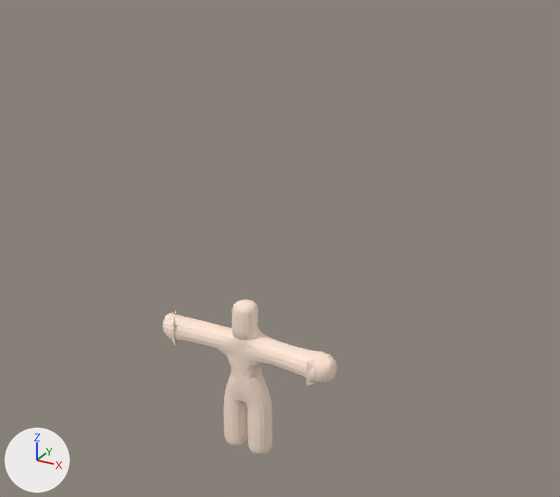
The Blender file assets/models/other-guy.blend as it was, and as the next commit left it.
Both versions are drawn from a 50 mm camera at (6.41, -10.38, 9.47) aimed at (0.47, 0.42, 4.07). The axes (+X, +Y, +Z) are drawn at lower left. The lights are the same throughout.

Names of what the first picture shows: 'scheguy'.
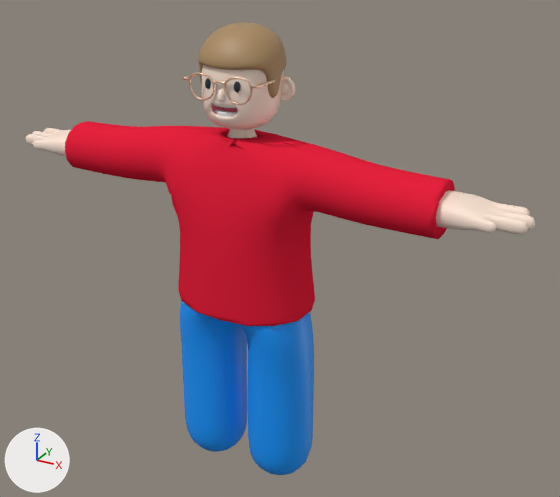
The change, as a list of edits to the scene's bpy script:
```text
Change me_plane_001:
    verts and faces of me_plane_001; kept vertices keep their numbers, new ones are numbered from 38
    remove me_plane_001.from_pydata(...)  # 38 vertices, 0 faces, 37 loose edges; spans x -1.78..1.78, y -0.15..0.08, z -0.07..3.13
    remove me_plane_001.materials.append(mat_material_002)  # beige #ffe7d6
    add me_plane_001.from_pydata(...)  # 206 vertices, 207 faces; spans x -4.71..4.71, y -0.78..0.79, z -0.19..6.35
    me_plane_001 part 1: a new loose piece of 203 vertices spanning x -4.71..4.71, y -0.78..0.79, z -0.19..6.35, in mat_skin (beige #ffe7d6)
    me_plane_001 part 2: the whole mesh is rebuilt
    me_plane_001 part 3
    add verts[38] = (-0.18, -0.24, 6.02)
    add verts[39] = (-0.18, 0.24, 6.02)
    add verts[40] = (0.18, 0.24, 6.02)
    add me_plane_001.materials.append(mat_skin)  # beige #ffe7d6
Change ob_scheguy:
    remove _m = ob_scheguy.modifiers.new('Skin', 'SKIN')
    remove _m.branch_smoothing = 0.155
    where _m = ob_scheguy.modifiers.new('Subdivision', 'SUBSURF')
    remove _m.levels = 3
    add _m.render_levels = 3
Add ob_teeth_upper:
    ob_teeth_upper = bpy.data.objects.new('teeth-upper', me_cube_002)  # 24 vertices, 22 faces; spans x -0.232..0.229, y -0.549..-0.392, z 6.678..6.846; modifiers SUBSURF
    ob_teeth_upper.location = (0.0, 0.0, 0.0)
Add ob_teeth_lower:
    ob_teeth_lower = bpy.data.objects.new('teeth-lower', me_cube_003)  # 24 vertices, 22 faces; spans x -0.232..0.229, y -0.531..-0.365, z 6.441..6.609; modifiers SUBSURF
    ob_teeth_lower.location = (0.0, 0.0, 0.0)
Add ob_nose:
    ob_nose = bpy.data.objects.new('nose', me_cube_004)  # 12 vertices, 10 faces; spans x -0.051..0.074, y -0.664..-0.498, z 6.79..6.987; in mat_skin (beige #ffe7d6); modifiers SUBSURF
    ob_nose.location = (0.0, 0.0, 0.0)
Add ob_head:
    ob_head = bpy.data.objects.new('head', me_cube)  # 174 vertices, 172 faces; spans x -0.65..0.65, y -0.6..0.68, z 6.25..7.8; in mat_skin (beige #ffe7d6), mat_material_003 (red #e85d75); modifiers SUBSURF
    ob_head.location = (0.0, 0.0, 0.0)
Add ob_hair:
    ob_hair = bpy.data.objects.new('hair', me_cube_001)  # 82 vertices, 70 faces; spans x -0.647..0.651, y -0.565..0.66, z 6.639..7.806; in mat_hair (brown #ac8b62); modifiers SOLIDIFY, SUBSURF
    ob_hair.location = (0.0, 0.0, 0.0)
Add ob_glasses:
    ob_glasses = bpy.data.objects.new('glasses', me_cube_005)  # 116 vertices, 116 faces; spans x 0.0..0.689, y -0.632..0.421, z 6.768..7.191; in mat_material (beige #ffd6ba); modifiers MIRROR, SUBSURF
    ob_glasses.location = (0.0, 0.0, 0.0)
Add ob_eyes:
    ob_eyes = bpy.data.objects.new('eyes', me_icosphere_001)  # 42 vertices, 80 faces; spans x 0.204..0.311, y -0.575..-0.472, z 6.93..7.101; in mat_material_001 (dark blue #2b2f3b); modifiers MIRROR
    ob_eyes.location = (0.0, 0.0, 0.0)
Add ob_ears:
    ob_ears = bpy.data.objects.new('ears', me_cylinder)  # 256 vertices, 226 faces; spans x 0.49..0.821, y 0.175..0.287, z 6.708..7.069; in mat_skin (beige #ffe7d6); modifiers MIRROR, SUBSURF
    ob_ears.location = (0.0, 0.0, 0.0)
Add ob_pants:
    ob_pants = bpy.data.objects.new('pants', me_plane_007)  # 39 vertices, 37 faces; spans x -1.26..1.26, y -0.67..0.73, z -0.19..3.33; in mat_material_004 (blue #0496ff); modifiers SUBSURF, SOLIDIFY
    ob_pants.location = (0.0, 0.0, 0.0)
Add ob_sweater:
    ob_sweater = bpy.data.objects.new('sweater', me_plane_006)  # 56 vertices, 52 faces; spans x -3.41..3.42, y -0.78..0.83, z 3.13..6.02; in mat_material_006 (red #e7233e); modifiers SUBSURF, SOLIDIFY
    ob_sweater.location = (0.0, 0.0, 0.0)
```

Location of each change, [x1, y1, x2, y2] in pixels of the pictures (560 x 497 px):
'sweater', added (red): after [65, 121, 455, 326]
'pants', added (blue): after [179, 301, 314, 475]
'scheguy', reshaped, modifiers changed: before [163, 299, 337, 455]; after [26, 128, 535, 235]
'hair', added (brown): after [198, 22, 287, 98]
'head', added (beige): after [202, 65, 284, 130]
'glasses', added (beige): after [183, 72, 290, 105]
'ears', added: after [280, 77, 295, 101]
'eyes', added: after [205, 78, 241, 93]
'teeth-lower', added: after [215, 109, 237, 117]
'nose', added: after [217, 90, 225, 101]
'teeth-upper', added: after [213, 104, 236, 108]
part 1 of me_plane_001, added: after [26, 128, 535, 235]
